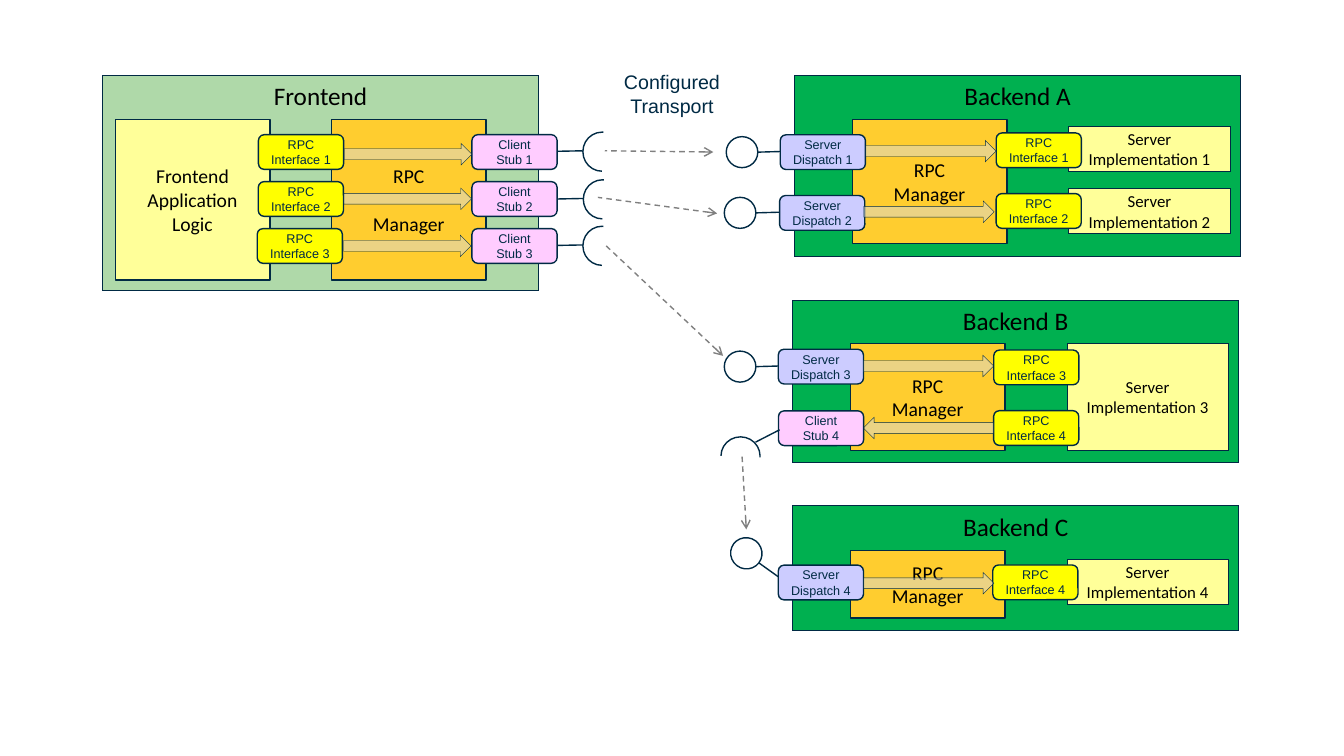
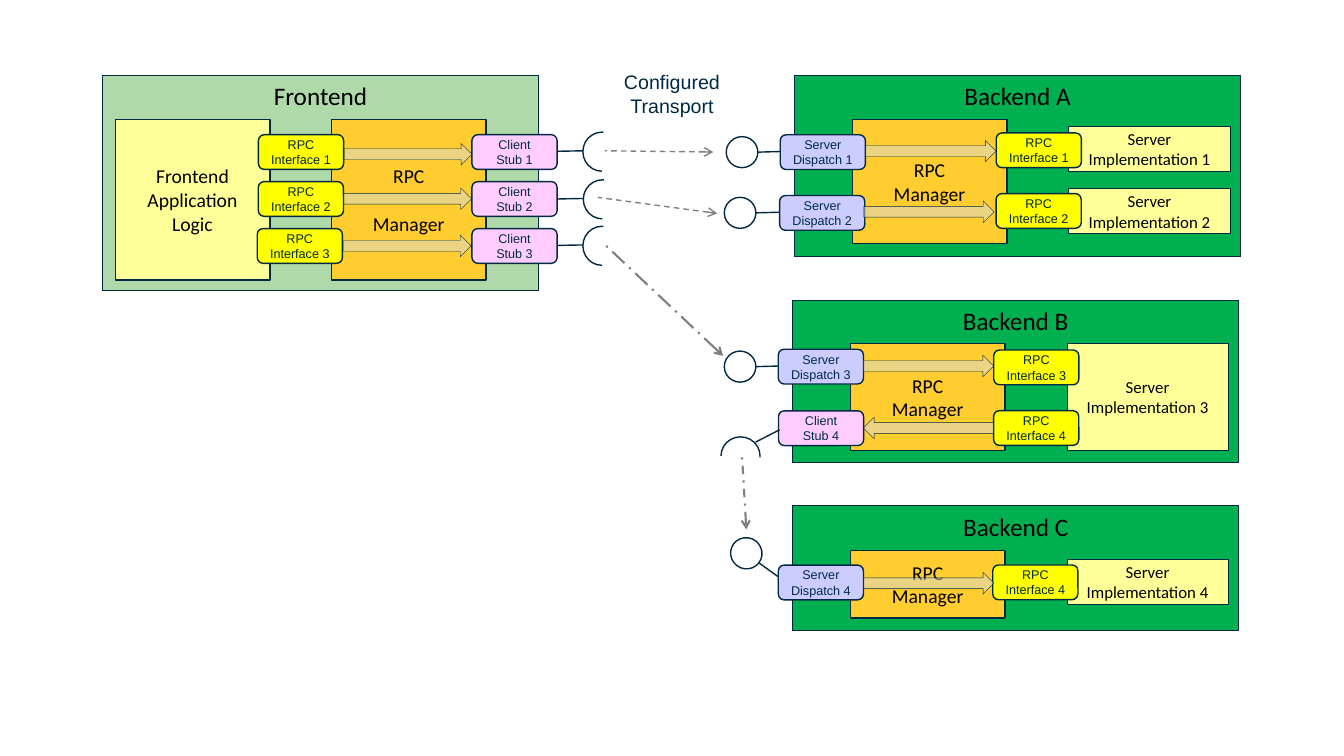
Before and after one commit to iTwin/itwinjs-core, a slide deck: slide 10 of docs/overview/SoftwareArchitecture.pptx. Drawn at 1344x756 pixels with LibreOffice and Linux fonts; fonts in the diff are those of the drawing. Boxes give left, top, right and bottom in pixels: in the first picture for what was removed or moved away, otherwise in the second. Text is boxed around its words. In the diff, an @@ line names an element or a change of style, - is before the commit and + after.

```diff
--- a/docs/overview/SoftwareArchitecture.pptx
+++ b/docs/overview/SoftwareArchitecture.pptx
@@ arrow (723, 356) - (605, 245): stroke #808080 1 pt dashed to #808080 1.5 pt dashed @@
@@ arrow (746, 529) - (742, 456): stroke #808080 1 pt dashed to #808080 1.5 pt dashed @@
```
Also in this commit, not shown: 1 other slide changed, 3 other files.
